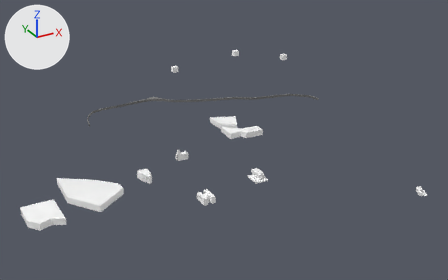
Renders of the glTF model public/models/pois.glb from each side of a commit.
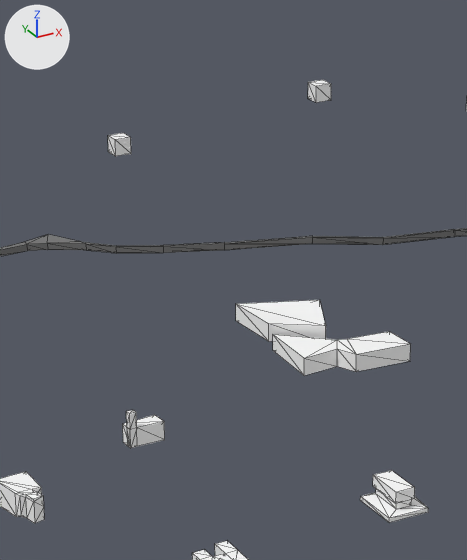
Old and new are each drawn whole from a 50 mm lens placed at (-913.0, -1662.0, 899.0), pointed at (-41.0, -77.0, 106.0) and again close up on the part from 31% to 62% of the width and 9% to 70% of the height. The axes (+X, +Y, +Z) are drawn at upper left. The lights are the same throughout. The last two pictures show the newer version. The close-ups show mesh edges as thin lines. Vertices at exactly the same position are counted once.

Objects in the first close-up: 'ayuntamiento', 'castillo', 'ceip-ereta', 'centro-salud', 'mercado', 'parroquia', 'paseo-castillo' and 1 more.
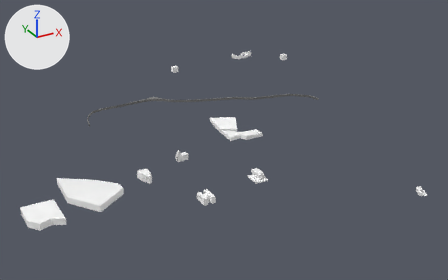
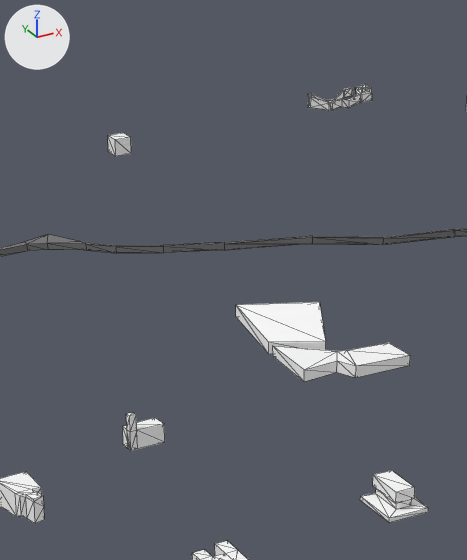
Commit message: chore: actualizar streets y pois

Pixel boxes [x1, y1, x2, y2] of what changed, in the close-ups (467 x 560 px):
'ceip-ereta', reshaped
    before: [236, 300, 410, 376]
    after: [236, 302, 410, 382]
'castillo', reshaped (171% wider, 17% taller)
    before: [308, 80, 331, 103]
    after: [308, 84, 372, 111]
'parroquia', moved
    before: [123, 410, 165, 448]
    after: [123, 412, 165, 451]

What the commit changed:
me_castillo is used by ob_castillo; location (0.0, 0.0, 0.0).
me_castillo had 8 vertices, 12 faces and spanned x 252.7..272.7, y 373.6..393.6, z 225.0..245.0.
me_castillo now has 76 vertices, 148 faces and spans x 226.3..305.2, y 335.2..371.0, z 218.9..246.8.
me_castillo part 1: the whole mesh is rebuilt.
me_ceip_ereta is used by ob_ceip_ereta; location (0.0, 0.0, 0.0).
Before the commit, vertices of me_ceip_ereta: 8 (53.0, 47.0, 42.0) at pixel (304, 375), 9 (53.0, 47.0, 62.0) at pixel (304, 358), 10 (49.0, 108.0, 48.0) at pixel (272, 350), 11 (49.0, 108.0, 67.0) at pixel (272, 334), 12 (95.0, 51.0, 42.0) at pixel (337, 366).
Before the commit, vertices of me_ceip_ereta: 13 (95.0, 51.0, 62.0) at pixel (337, 348), 14 (108.0, 73.0, 43.0), 15 (108.0, 73.0, 62.0) at pixel (337, 339), 16 (118.0, 70.0, 62.0) at pixel (346, 338), 17 (118.0, 70.0, 43.0).
Before the commit, vertices of me_ceip_ereta: 18 (106.0, 29.0, 42.0) at pixel (356, 371), 19 (106.0, 29.0, 62.0) at pixel (356, 354), 20 (168.0, 66.0, 62.0) at pixel (389, 331), 23 (170.0, 26.0, 62.0) at pixel (410, 343).
me_ceip_ereta had 24 vertices, 40 faces and spanned x 44.0..170.0, y 26.0..182.0, z 42.0..77.0.
me_ceip_ereta now has 24 vertices, 40 faces and spans x 44.0..170.0, y 26.0..182.0, z 35.0..76.0.
Part 2, on me_ceip_ereta:
Vertices 9, 11, 13, 15, 16, 19, 20, 23 of me_ceip_ereta move by (0.0, 0.0, -13.0).
Vertices 8, 10, 12, 14, 17, 18 of me_ceip_ereta move by (0.0, 0.0, -7.0).
Vertex 0 of me_ceip_ereta moves from (44.0, 182.0, 57.0) at pixel (235, 320) to (44.0, 182.0, 62.0) at pixel (235, 316).
Vertex 1 of me_ceip_ereta moves from (129.0, 148.0, 57.0) to (129.0, 148.0, 61.0).
Vertex 2 of me_ceip_ereta moves from (103.0, 89.0, 53.0) to (103.0, 89.0, 41.0).
Vertex 3 of me_ceip_ereta moves from (47.0, 113.0, 57.0) at pixel (268, 341) to (47.0, 113.0, 42.0) at pixel (268, 354).
Vertex 4 of me_ceip_ereta moves from (44.0, 182.0, 77.0) at pixel (235, 303) to (44.0, 182.0, 76.0) at pixel (235, 304).
Vertex 5 of me_ceip_ereta moves from (129.0, 148.0, 77.0) at pixel (319, 299) to (129.0, 148.0, 75.0) at pixel (319, 302).
Vertex 6 of me_ceip_ereta moves from (103.0, 89.0, 73.0) at pixel (325, 325) to (103.0, 89.0, 55.0) at pixel (325, 341).
Vertex 7 of me_ceip_ereta moves from (47.0, 113.0, 77.0) at pixel (268, 323) to (47.0, 113.0, 56.0) at pixel (268, 342).
Vertex 21 of me_ceip_ereta moves from (168.0, 66.0, 43.0) to (168.0, 66.0, 38.0).
Vertex 22 of me_ceip_ereta moves from (170.0, 26.0, 42.0) at pixel (410, 361) to (170.0, 26.0, 37.0) at pixel (409, 365).
me_parroquia is used by ob_parroquia; location (0.0, 0.0, 0.0).
me_parroquia had 20 vertices, 38 faces and spanned x -172.8..-134.7, y -9.0..10.6, z 33.0..69.8.
me_parroquia now has 20 vertices, 38 faces and spans x -172.8..-134.7, y -9.0..10.6, z 30.3..67.1.
me_parroquia part 3: the whole mesh is moved by (0.0, 0.0, -2.7).
